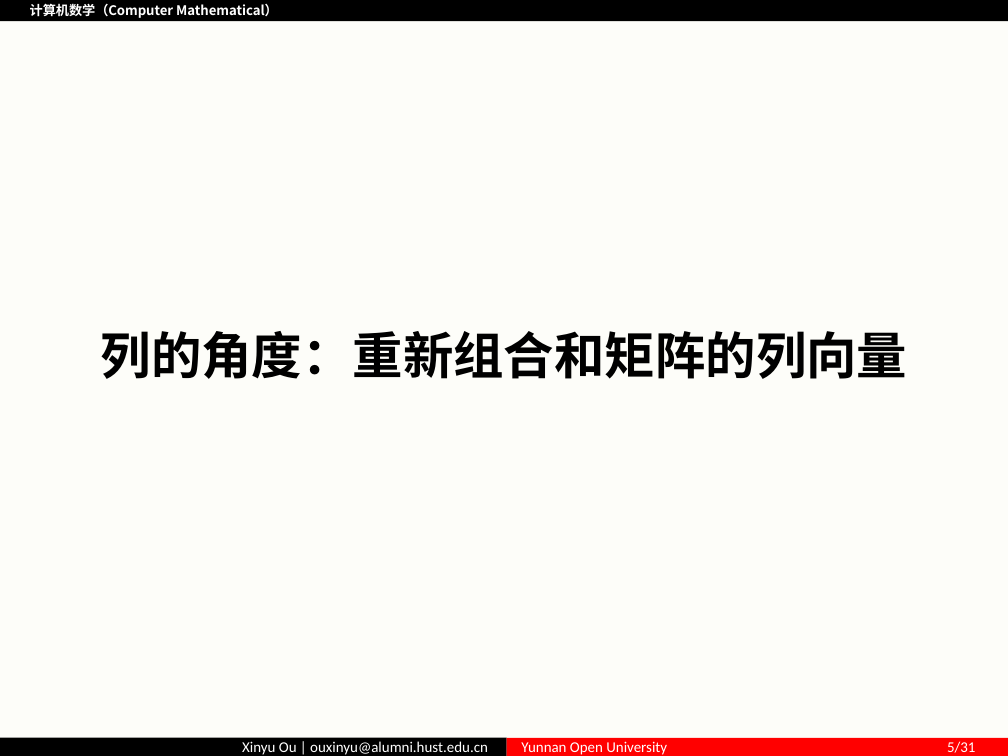
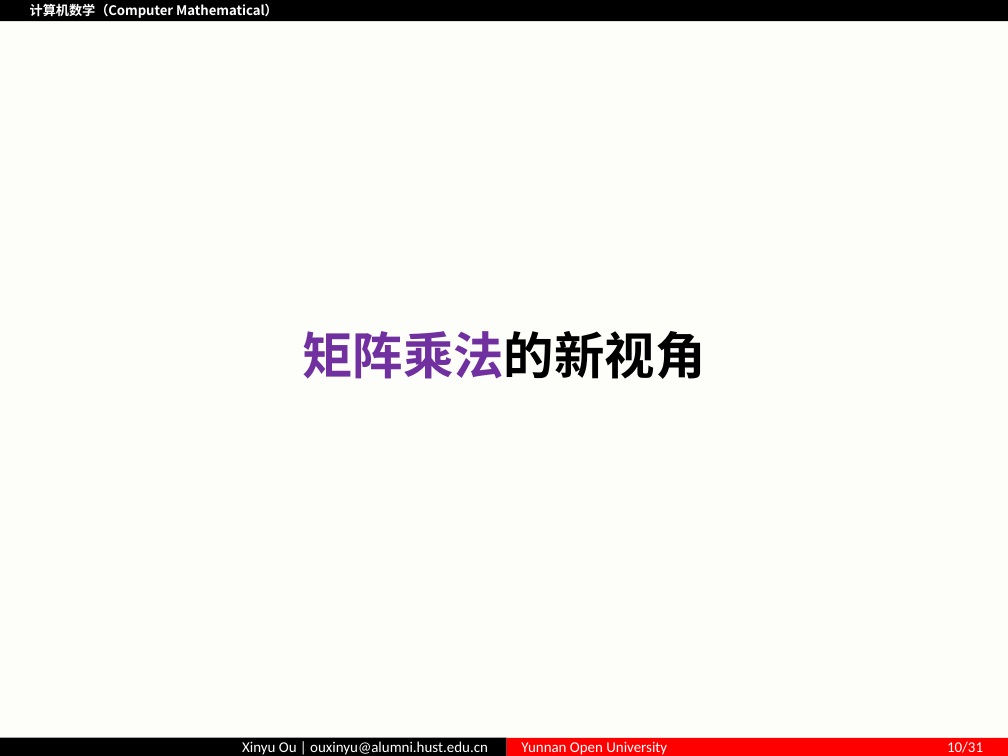
Before and after one commit to ouxinyu/Teaching, a slide deck: slide 10 of ComputerMath/PPT/第05讲 基底变换.pptx (slide 5 before the commit). Drawn at 1008x756 pixels with LibreOffice and Linux fonts; fonts in the diff are those of the drawing; background and template pictures are left out. Boxes give left, top, right and bottom in pixels: in the first picture for what was removed or moved away, otherwise in the second. Text is boxed around its words. In the diff, an @@ line names an element or a change of style, - is before the commit and + after.

```diff
--- a/ComputerMath/PPT/第05讲 基底变换.pptx
+++ b/ComputerMath/PPT/第05讲 基底变换.pptx
@@ text at (x1=302, y1=331, x2=705, y2=379): text changed; text colour #000000 to #7030A0 @@
-列的角度：重新组合和矩阵的列向量
+矩阵乘法的新视角
@@ text in rectangle at (x1=521, y1=741, x2=983, y2=755): text changed @@
-Yunnan Open University 5/31
+Yunnan Open University 10/31
```
Also in this commit, not shown: 3 other slides changed, 65 slides added, 34 slides removed, 8 other files.
